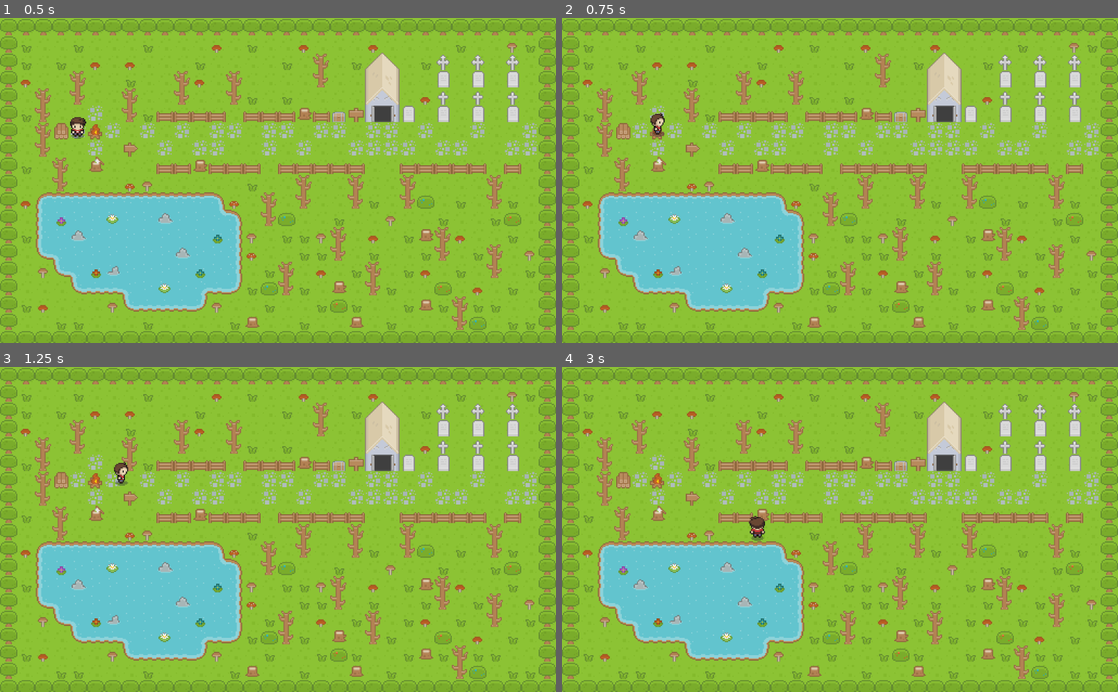
Above: before the commit, frames 1-4 (two rows, left to right).
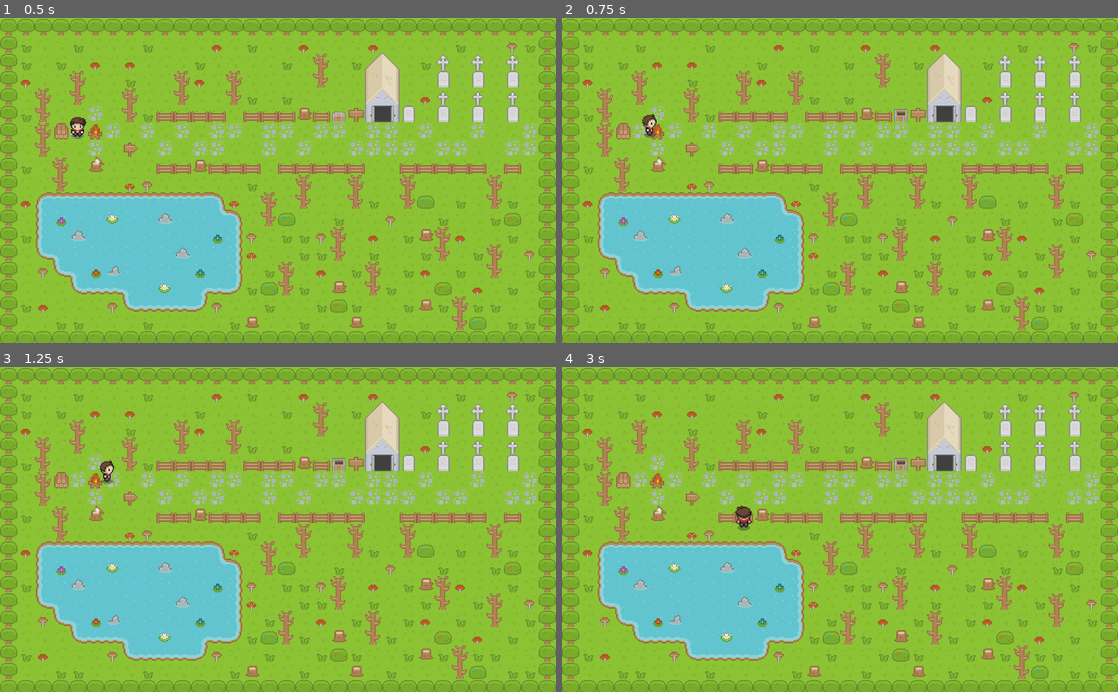
Above: after the commit, the same moments.

Repository: FastShowDev/Treinamento2022_01_Cabeca
Game: Godot game, scene res://Scenes/SpawnScene.tscn
The game is run twice, just before and just after one commit, with the same random seed, the same clock (stepped at 60 frames per second) and the same inputs.
Inputs:
- Up to frame 1 (0.5 s): no input
- Up to frame 2 (0.75 s): tap Enter at 0.5 s; hold D (move_right) from 0.53 s (still down); hold Space (interact_item) from 0.53 s (still down)
- Up to frame 3 (1.25 s): keep holding D (move_right); keep holding Space (interact_item)
- Up to frame 4 (3 s): release D (move_right) at 1.28 s; release Space (interact_item) at 1.28 s; hold S (move_down) 1.28-2.03 s; tap Space (interact_item) at 1.35, 2.85 s; hold D (move_right) 2.03-2.78 s; hold Space (interact_item) 2.03-2.78 s; hold W (move_up) from 2.78 s (still down)

Frame 1 is identical in both runs. In frame 2, 0.3% of the frame differs, in the area x 14-63%, y 27-37%; in frame 3, 0.3%; in frame 4, 0.4%, in the area x 31-63%, y 27-54%.

Commit message:
Arruma collision shape do bau e player

Diff:
--- a/Objects/Chest.tscn
+++ b/Objects/Chest.tscn
@@ -29,7 +29,7 @@
 } ]
 
 [sub_resource type="RectangleShape2D" id=4]
-extents = Vector2( 9, 7 )
+extents = Vector2( 12, 10.5 )
 
 [node name="Chest" type="AnimatedSprite"]
 frames = SubResource( 3 )
@@ -39,7 +39,7 @@
 [node name="Area2D" type="Area2D" parent="."]
 
 [node name="CollisionShape2D" type="CollisionShape2D" parent="Area2D"]
-position = Vector2( 0, 2 )
+position = Vector2( 0, 2.5 )
 shape = SubResource( 4 )
 
 [connection signal="body_entered" from="Area2D" to="." method="_on_Area2D_player_entered"]
--- a/Objects/Player.tscn
+++ b/Objects/Player.tscn
@@ -126,8 +126,8 @@
 "speed": 8.0
 } ]
 
-[sub_resource type="CapsuleShape2D" id=54]
-height = 11.0
+[sub_resource type="RectangleShape2D" id=57]
+extents = Vector2( 7, 5.5 )
 
 [node name="Player" type="KinematicBody2D"]
 script = ExtResource( 2 )
@@ -139,8 +139,8 @@
 speed_scale = 0.4
 
 [node name="CollisionShape2D" type="CollisionShape2D" parent="."]
-position = Vector2( 0, 2 )
-shape = SubResource( 54 )
+position = Vector2( 0, 15.5 )
+shape = SubResource( 57 )
 
 [node name="RayCast2D" type="RayCast2D" parent="."]
 enabled = true
